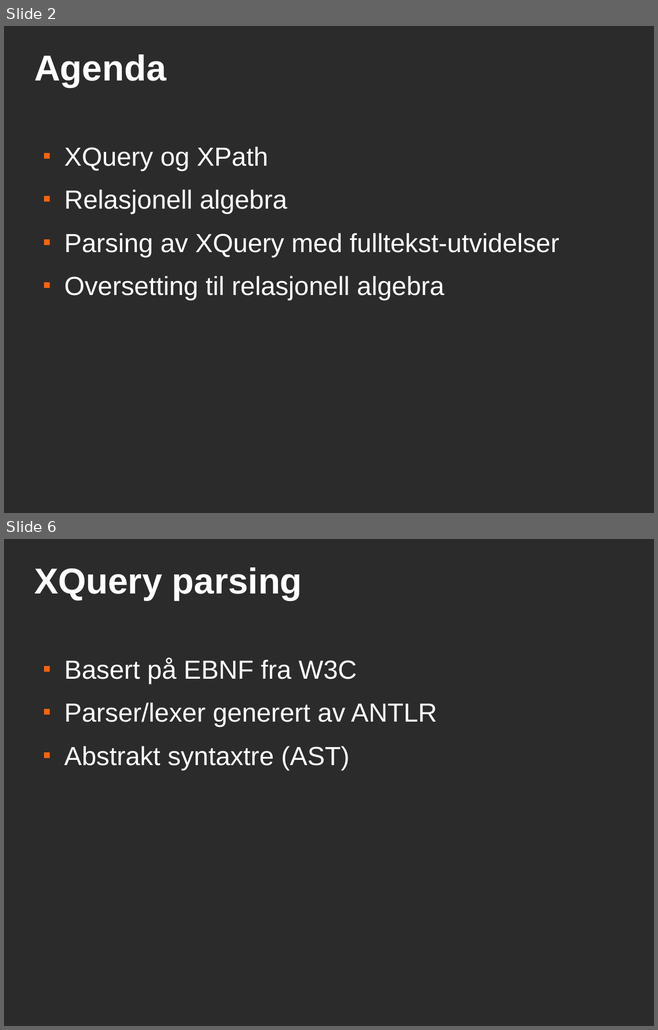
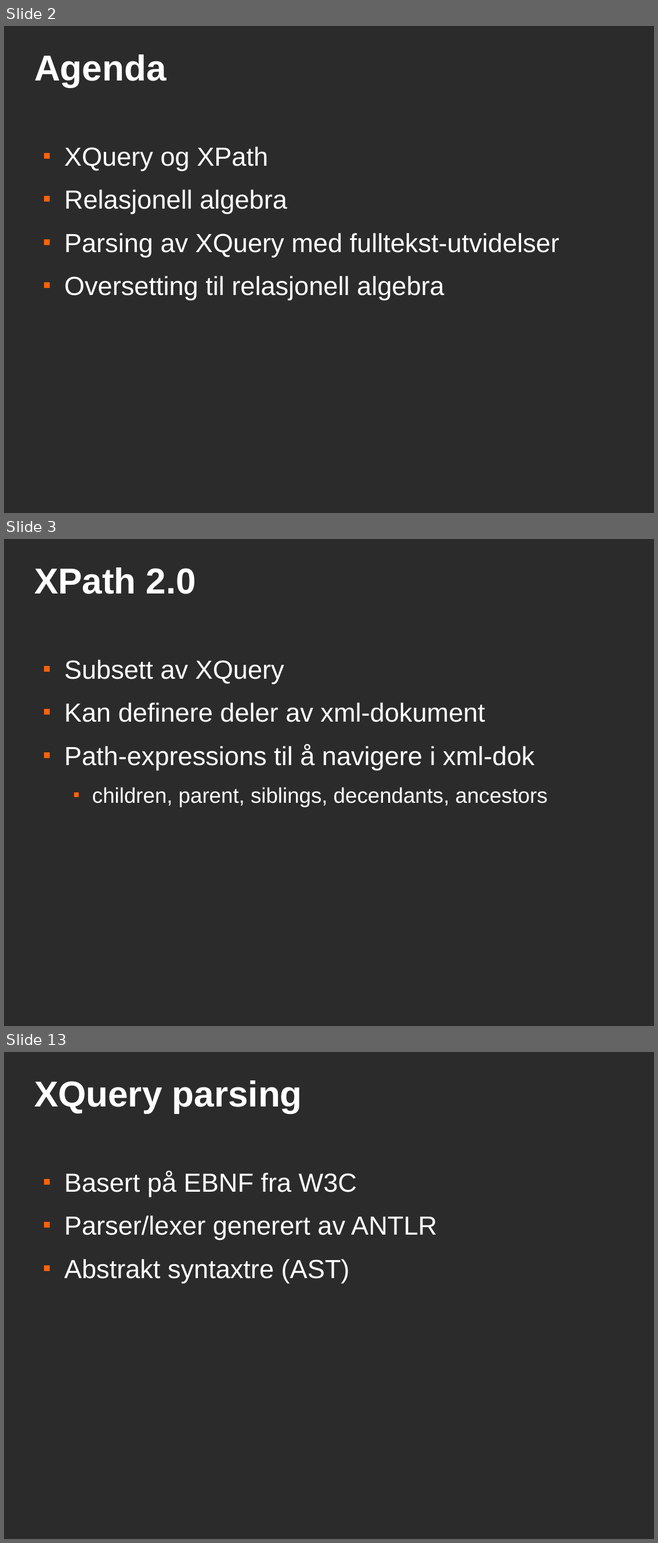
Before and after one commit to andrerav/xqft-parser, a slide deck: doc/xqueryft.odp. Shown one above the other, each under a label of ours: slides 2 and 6 before the commit, slides 2, 3 and 13 after it; the slides between them are not shown. The pictures are 658x1030 and 658x1543 pixels, drawn with LibreOffice and Linux fonts; fonts in the diff are those of the drawing; background and template pictures are left out; a plain dark background stands for a picture behind light text. Boxes give left, top, right and bottom in pixels: in the first picture for what was removed or moved away, otherwise in the second. Text is boxed around its words. In the diff, an @@ line names an element or a change of style, - is before the commit and + after.

```diff
--- a/doc/xqueryft.odp
+++ b/doc/xqueryft.odp
@@ slide 3 added at (x1=4, y1=539, x2=654, y2=1026), background picture (left out) @@
@@ title added at (x1=34, y1=567, x2=196, y2=594), 44 pt, text #FFFFFF, bold @@
+XPath 2.0
@@ text added at (x1=64, y1=660, x2=547, y2=808), 32 pt, text #FFFFFF @@
+■ Subsett av XQuery
+■ Kan definere deler av xml-dokument
+■ Path-expressions til å navigere i xml-dok
+  ■ children, parent, siblings, decendants, ancestors
@@ what was slide 6 is now slide 13 @@
```
Also in this commit, not shown: 1 slide changed, 8 other slides added, 2 slides removed, 1 other file.
